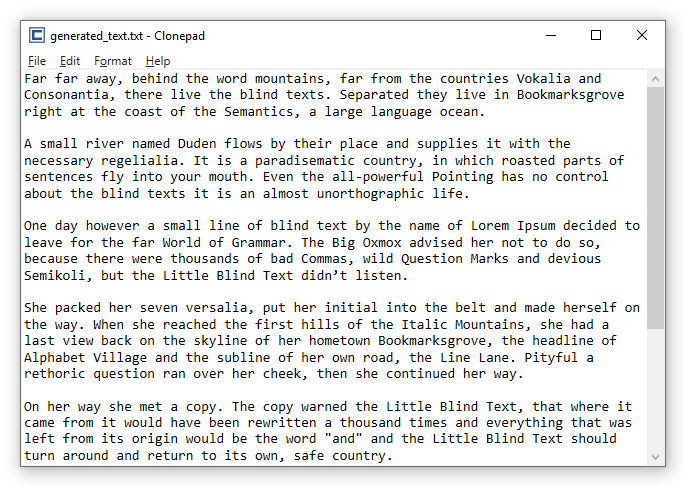
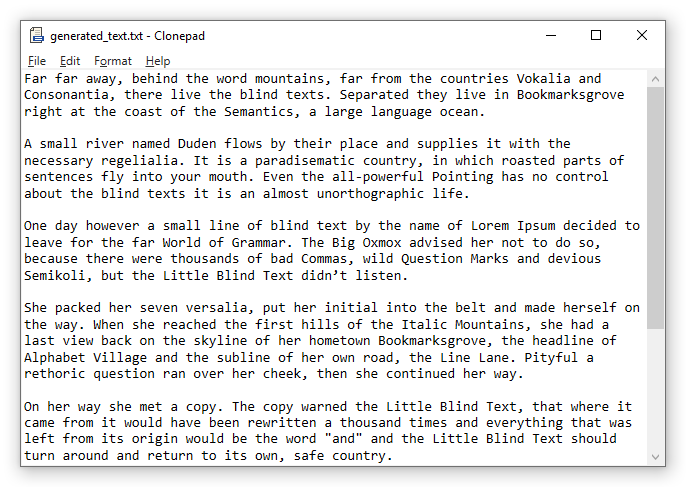
Comparing the layer stacks of the two 686×487 images. Changes:
added layer "clonepad_icon_16x16" above "Layer 2" over bbox(30, 27, 44, 43)
painted on "Layer 2" over bbox(29, 27, 45, 43)
